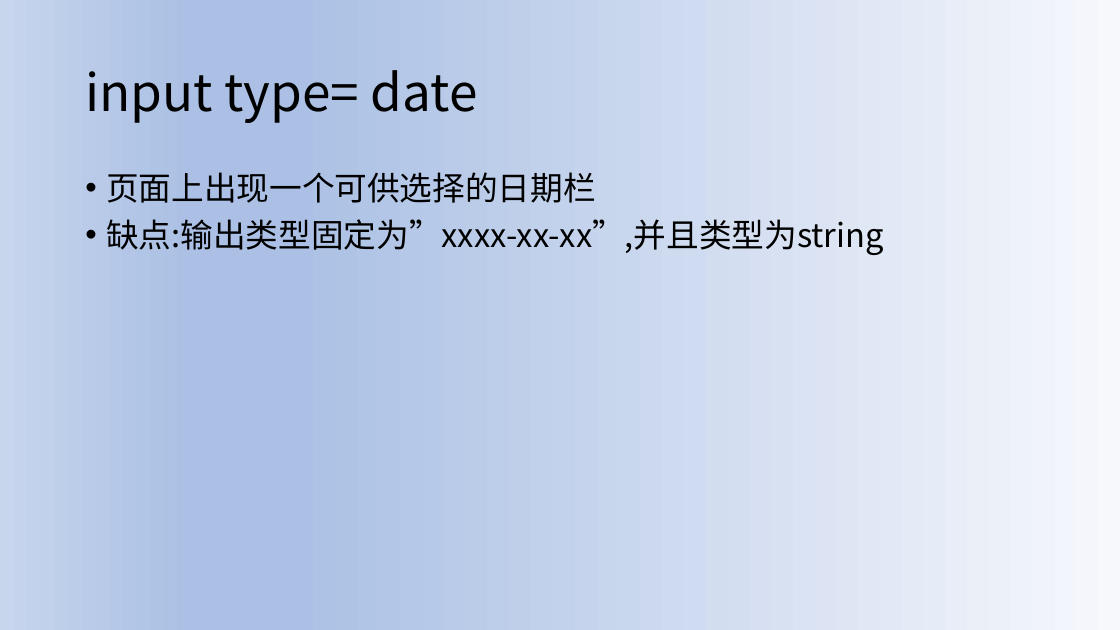
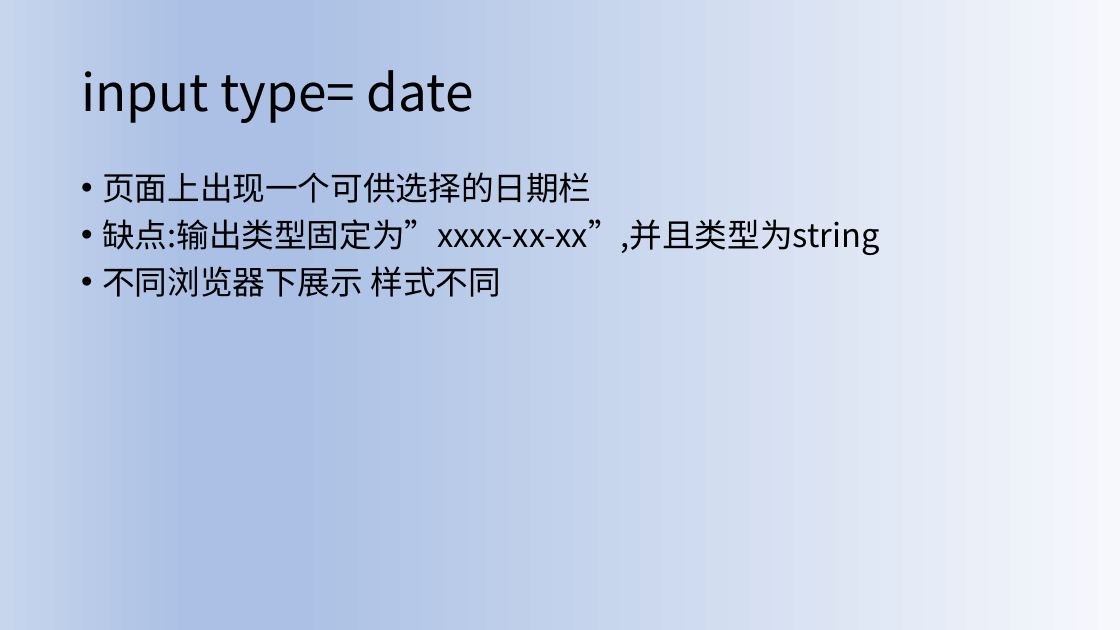
Before and after one commit to johnjackson/H5C3, a slide deck: slide 6 of 第2单元-表单/第二单元form表单.pptx. Drawn at 1120x630 pixels with LibreOffice and Linux fonts; fonts in the diff are those of the drawing. Boxes give left, top, right and bottom in pixels: in the first picture for what was removed or moved away, otherwise in the second. Text is boxed around its words. In the diff, an @@ line names an element or a change of style, - is before the commit and + after.

```diff
--- a/第2单元-表单/第二单元form表单.pptx
+++ b/第2单元-表单/第二单元form表单.pptx
@@ title "input type= date" moved from (x1=85, y1=70, x2=478, y2=123) to (x1=81, y1=70, x2=474, y2=123) @@
@@ text at (x1=102, y1=266, x2=501, y2=297): paragraph added @@
+• 不同浏览器下展示 样式不同
```
Also in this commit, not shown: 10 other slides changed, 4 other files.
